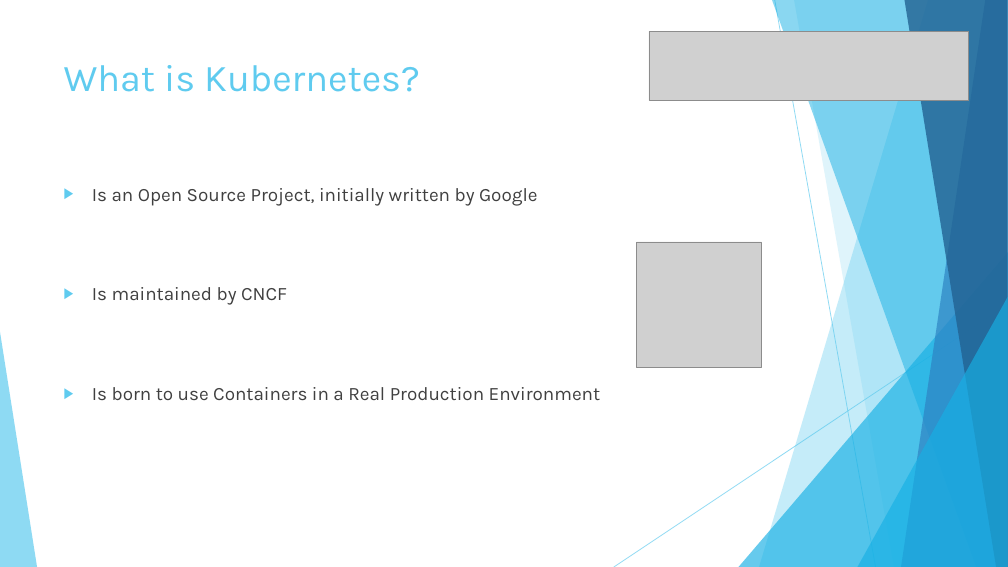
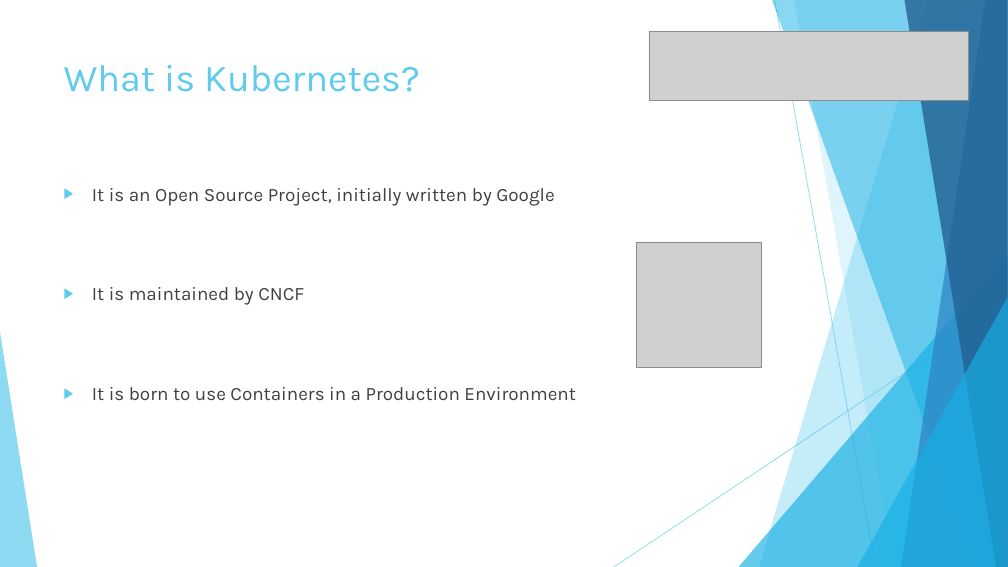
Before and after one commit to fsforza/kubernetes-demo, a slide deck: slide 2 of slides/kube-demo.pptx. Drawn at 1008x567 pixels with LibreOffice and Linux fonts; fonts in the diff are those of the drawing; grey boxes stand for pictures. Boxes give left, top, right and bottom in pixels: in the first picture for what was removed or moved away, otherwise in the second. Text is boxed around its words. In the diff, an @@ line names an element or a change of style, - is before the commit and + after.

Commit message:
update slides

```diff
--- a/slides/kube-demo.pptx
+++ b/slides/kube-demo.pptx
@@ text at box(92, 188, 576, 400): text changed @@
-▶ Is an Open Source Project, initially written by Google
-▶ Is maintained by CNCF
-▶ Is born to use Containers in a Real Production Environment
+▶ It is an Open Source Project, initially written by Google
+▶ It is maintained by CNCF
+▶ It is born to use Containers in a Production Environment
```
Also in this commit, not shown: 13 other slides changed.
